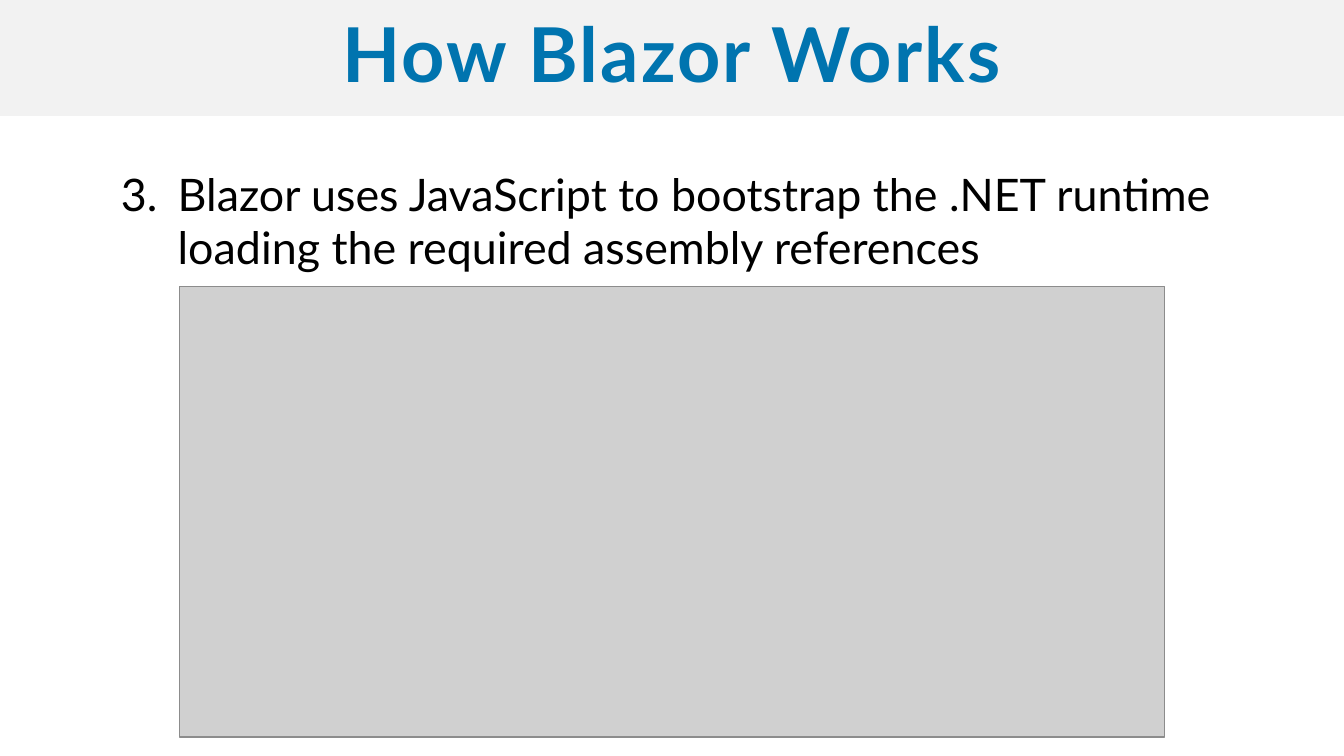
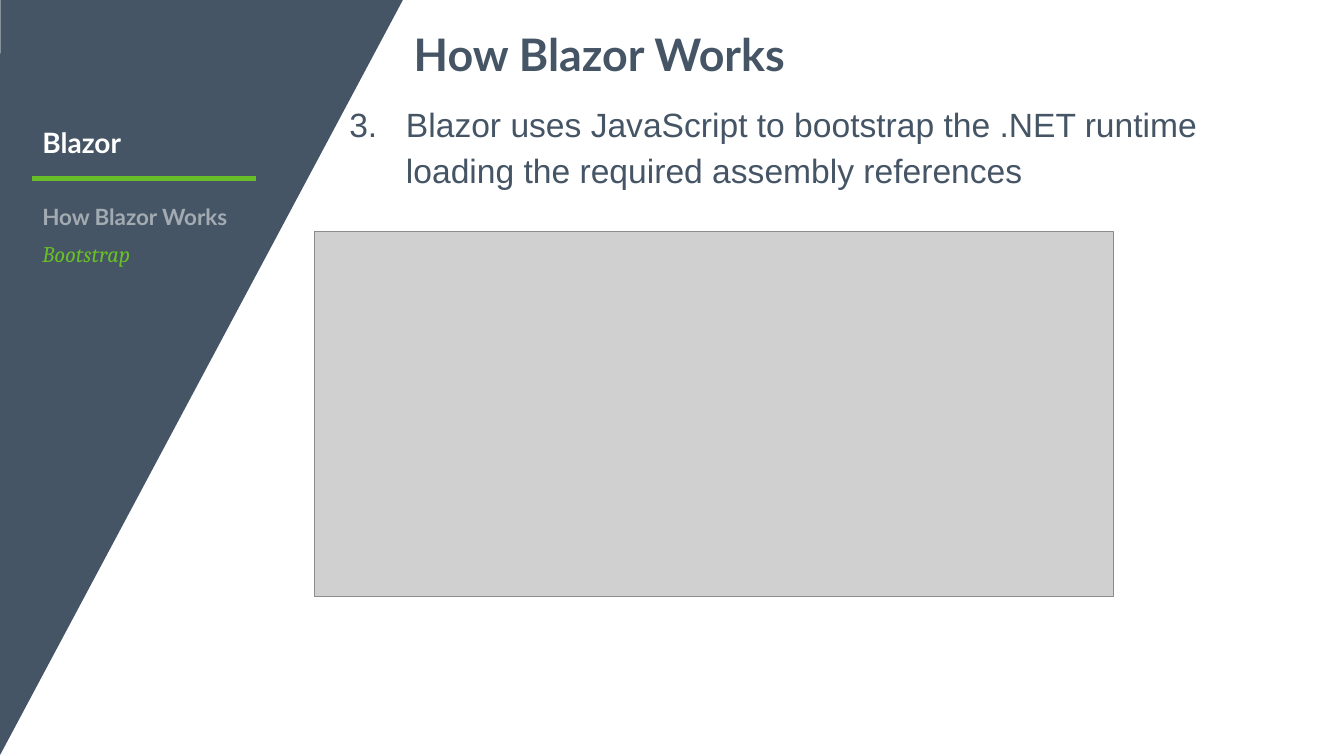
Before and after one commit to sujithq/DevCruiseBlazor, a slide deck: slide 10 of Blazor.pptx (slide 9 before the commit). Drawn at 1344x756 pixels with LibreOffice and Linux fonts; fonts in the diff are those of the drawing; grey boxes stand for pictures; background and template pictures are left out. Boxes give left, top, right and bottom in pixels: in the first picture for what was removed or moved away, otherwise in the second. Text is boxed around its words. In the diff, an @@ line names an element or a change of style, - is before the commit and + after.

```diff
--- a/Blazor.pptx
+++ b/Blazor.pptx
@@ freeform shape added at (0,0,403,756), fill #455565 @@
@@ text "How Blazor Works": place and size @@
-text "How Blazor Works" at (0,0,1344,116)
+text "How Blazor Works" at (414,37,784,72)
@@ text "How Blazor Works" at (414,37,784,72): size 54 to 32 pt, text colour #0074AF to #455565, letter spacing 1.6 to 0 pt; alignment centre to left; line spacing 0.9 to 0.8; more space between paragraphs; vertical alignment middle to top; fill #F2F2F2 to none @@
@@ text "Blazor uses JavaScript to bootstrap ...": place and size @@
-text "Blazor uses JavaScript to bootstrap ..." at (178,178,1210,273)
+text "Blazor uses JavaScript to bootstrap ..." at (406,112,1197,190)
@@ text "Blazor uses JavaScript to bootstrap ..." at (406,112,1197,190): size 32 to 24 pt, font Lato to Arial, text colour #000000 to #455565; line spacing 1 to 1.14; more space between paragraphs @@
@@ text added at (42,132,121,153), 20 pt, text #FFFFFF, bold @@
+Blazor
@@ line added from (32, 178) to (256, 178), #69BE28 3 pt @@
@@ text added at (42,208,227,267), 16 pt, text #A2AAB2, bold @@
+How Blazor Works
+Bootstrap
@@ picture: place and size @@
-picture at (179,286,1166,737)
+picture at (315,232,1113,597)
```
Also in this commit, not shown: 22 other slides changed, 8 slides added, 7 slides removed, 2 other files.
